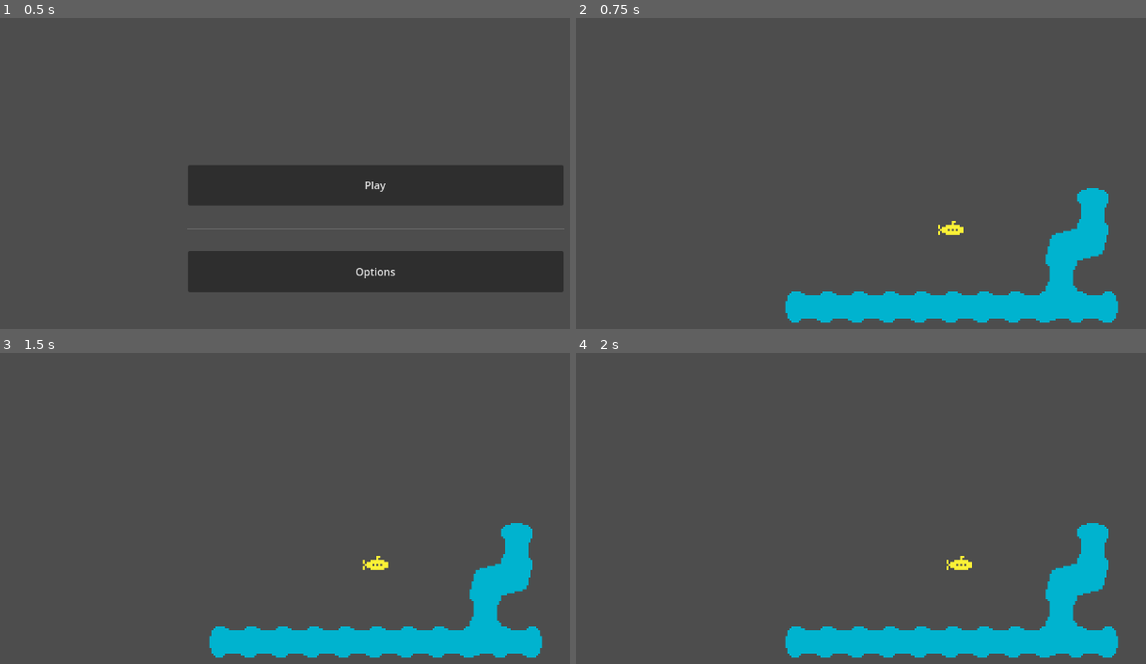
Above: before the commit, frames 1-4 (two rows, left to right).
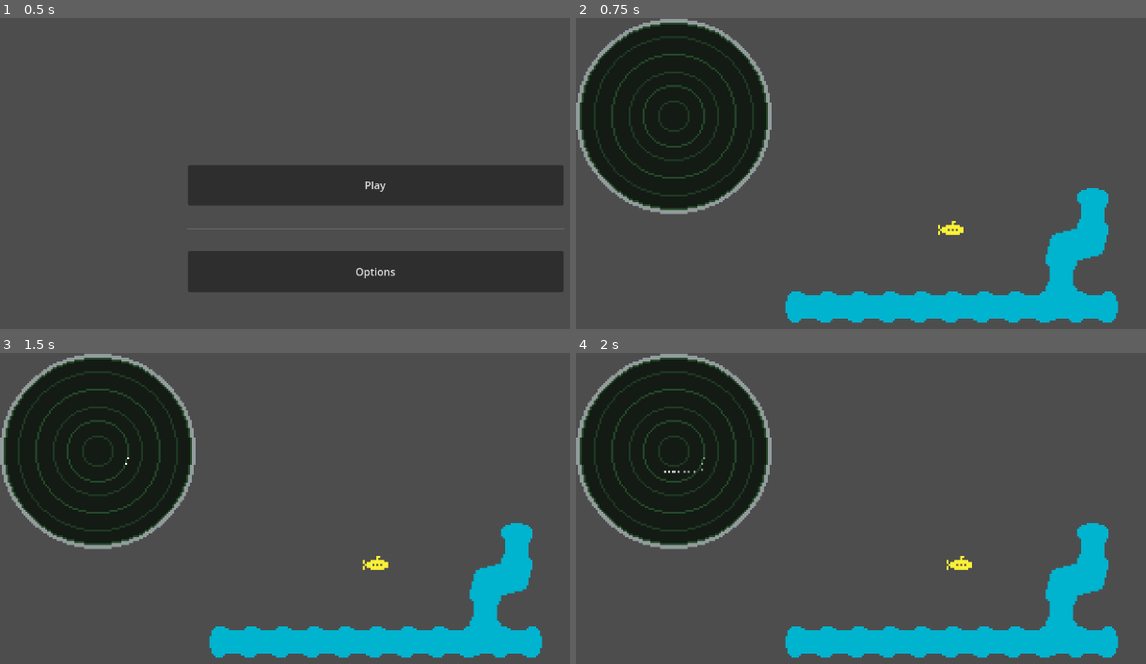
Above: after the commit, the same moments.

Repository: sparkworm/SonarScramble
Game: Godot game, scene res://scenes/main.tscn
Two runs of this game, one before a commit and one after it. Both use one fixed random seed, a clock stepped at 60 frames per second and the inputs below. The engine's default icon, where the game draws it, is replaced by a stand-in: a white triangle on a blue panel in a dark square.
Inputs:
- Up to frame 1 (0.5 s): no input
- Up to frame 2 (0.75 s): click "Play" at 0.5 s
- Up to frame 3 (1.5 s): tap Enter at 1.25 s; hold D (move_right) from 1.28 s (still down); tap Space (scan, bound only after the commit) at 1.35 s
- Up to frame 4 (2 s): keep holding D (move_right)

Frame 1 is identical in both runs. In frame 2, 17% of the frame differs, in the area x 0-35%, y 0-64%; in frame 3, 17%; in frame 4, 17%.

Commit message:
Added a sonar and a sonar display.  Also renamed some sprites from 'radar' to 'sonar'

Diff:
--- a/autoload/message_bus.gd
+++ b/autoload/message_bus.gd
@@ -1,3 +1,6 @@
 extends Node
 
+@warning_ignore("unused_signal")
 signal game_scene_changed(new_scene: PackedScene)
+@warning_ignore("unused_signal")
+signal player_scanned()
--- a/project.godot
+++ b/project.godot
@@ -46,6 +46,11 @@
 , Object(InputEventKey,"resource_local_to_scene":false,"resource_name":"","device":-1,"window_id":0,"alt_pressed":false …(186 unchanged characters)…
 ]
 }
+scan={
+"deadzone": 0.5,
+"events": [Object(InputEventKey,"resource_local_to_scene":false,"resource_name":"","device":-1,"window_id":0,"alt_pressed":false,"shift_pressed":false,"ctrl_pressed":false,"meta_pressed":false,"pressed":false,"keycode":0,"physical_keycode":32,"key_label":0,"unicode":32,"location":0,"echo":false,"script":null)
+]
+}
 
 [layer_names]
 
--- /dev/null
+++ b/scenes/blip.gd
@@ -0,0 +1,9 @@
+class_name Blip
+extends Sprite2D
+
+var life_time
+
+func _ready() -> void:
+	var tween: Tween = get_tree().create_tween()
+	tween.tween_property(self, "modulate", Color(1.0,1.0,1.0,0.0), life_time)
+	tween.tween_callback(Callable(self, "queue_free"))
--- /dev/null
+++ b/scenes/blip.tscn
@@ -0,0 +1,8 @@
+[gd_scene load_steps=3 format=3 uid="uid://bgqbbdpg1s1v1"]
+
+[ext_resource type="Texture2D" uid="uid://cgy2wd1800pf0" path="res://visuals/sprites/sonar_blip.png" id="1_0xj4f"]
+[ext_resource type="Script" path="res://scenes/blip.gd" id="1_g5cni"]
+
+[node name="Blip" type="Sprite2D"]
+texture = ExtResource("1_0xj4f")
+script = ExtResource("1_g5cni")
--- a/scenes/level.tscn
+++ b/scenes/level.tscn
@@ -1,8 +1,10 @@
-[gd_scene load_steps=4 format=3 uid="uid://mwyfe8vdrtsp"]
+[gd_scene load_steps=6 format=3 uid="uid://mwyfe8vdrtsp"]
 
 [ext_resource type="Script" path="res://scenes/level.gd" id="1_jr5w7"]
 [ext_resource type="PackedScene" uid="uid://b54kub8caffbr" path="res://scenes/terrain.tscn" id="2_btskq"]
 [ext_resource type="PackedScene" uid="uid://gpiem0035mou" path="res://scenes/player_submarine.tscn" id="3_qdnrg"]
+[ext_resource type="PackedScene" uid="uid://776gdghe8ftc" path="res://scenes/sonar.tscn" id="4_pa7re"]
+[ext_resource type="PackedScene" uid="uid://pfxbewe666f6" path="res://scenes/sonar_display.tscn" id="5_fqigm"]
 
 [node name="Level" type="Node"]
 script = ExtResource("1_jr5w7")
@@ -13,3 +15,21 @@
 [node name="Terrain" parent="." instance=ExtResource("2_btskq")]
 
 [node name="PlayerSubmarine" parent="." instance=ExtResource("3_qdnrg")]
+
+[node name="Sonar" parent="PlayerSubmarine" instance=ExtResource("4_pa7re")]
+
+[node name="CanvasLayer" type="CanvasLayer" parent="."]
+
+[node name="Control" type="Control" parent="CanvasLayer"]
+layout_mode = 3
+anchors_preset = 4
+anchor_top = 0.5
+anchor_bottom = 0.5
+grow_vertical = 2
+size_flags_horizontal = 4
+size_flags_vertical = 4
+
+[node name="SonarDisplay" parent="CanvasLayer" node_paths=PackedStringArray("sonar") instance=ExtResource("5_fqigm")]
+position = Vector2(150, 151)
+scale = Vector2(3, 3)
+sonar = NodePath("../../PlayerSubmarine/Sonar")
--- a/scenes/player_submarine.gd
+++ b/scenes/player_submarine.gd
@@ -3,7 +3,11 @@
 
 @onready var velocity_component = $VelocityComponent
 
-func _physics_process(delta):
+func _process(_delta) -> void:
+	if Input.is_action_just_pressed("scan"):
+		MessageBus.player_scanned.emit()
+
+func _physics_process(delta) -> void:
 	velocity_component.velocity = velocity
 	velocity_component.apply_drag(delta)
 	velocity_component.apply_thrust(_get_movement_direction(), delta)
--- /dev/null
+++ b/scenes/sonar.gd
@@ -0,0 +1,53 @@
+class_name Sonar
+extends Node2D
+
+signal blip_detected(pos: Vector2)
+
+## the number of shots in a scan
+@export var num_shots: int = 36
+## the length of a scan
+@export var scan_time: float = 2.0
+## the distance of an individual raycast
+@export var ray_length: float = 300.0
+
+var is_scanning: bool = false
+
+@onready var ray = $Ray
+## timer that measures how long should be between blips
+@onready var blip_timer = $BlipTimer
+## timer that measures how long a full scan should be
+@onready var scan_timer = $ScanTimer
+
+func _ready():
+	MessageBus.player_scanned.connect(Callable(self, "scan"))
+
+## Adds a body to be excluded from the ray's scan [br]
+## This doesn't need be done for the vehicle using this sonar, since the ray
+## not detect the collision object from the inside
+func add_scan_exception(body: CollisionObject2D) -> void:
+	ray.add_exception(body)
+
+func _physics_process(delta) -> void:
+	if is_scanning:
+		ray.rotation += TAU/scan_time * delta
+
+func scan() -> void:
+	if is_scanning == true:
+		return
+	is_scanning = true
+	ray.rotation = 0.0
+	ray.target_position = Vector2(ray_length, 0.0)
+	blip_timer.wait_time = scan_time / num_shots
+	# can change this to have repeat scans
+	scan_timer.wait_time = scan_time
+	blip_timer.start()
+	scan_timer.start()
+
+func _on_blip_timer_timeout() -> void:
+	if ray.is_colliding():
+		blip_detected.emit(ray.get_collision_point() - global_position)
+		#$Test_icon.position = ray.get_collision_point() - global_position
+
+func _on_scan_timer_timeout():
+	is_scanning = false
+	blip_timer.stop()
--- /dev/null
+++ b/scenes/sonar.tscn
@@ -0,0 +1,22 @@
+[gd_scene load_steps=3 format=3 uid="uid://776gdghe8ftc"]
+
+[ext_resource type="Script" path="res://scenes/sonar.gd" id="1_7wmg3"]
+[ext_resource type="Texture2D" uid="uid://bv28lq7jdpo8m" path="res://icon.svg" id="2_037k6"]
+
+[node name="Sonar" type="Node2D"]
+script = ExtResource("1_7wmg3")
+
+[node name="Ray" type="RayCast2D" parent="."]
+
+[node name="BlipTimer" type="Timer" parent="."]
+
+[node name="ScanTimer" type="Timer" parent="."]
+one_shot = true
+
+[node name="Test_icon" type="Sprite2D" parent="."]
+visible = false
+scale = Vector2(0.05, 0.05)
+texture = ExtResource("2_037k6")
+
+[connection signal="timeout" from="BlipTimer" to="." method="_on_blip_timer_timeout"]
+[connection signal="timeout" from="ScanTimer" to="." method="_on_scan_timer_timeout"]
--- /dev/null
+++ b/scenes/sonar_display.gd
@@ -0,0 +1,19 @@
+class_name SonarDisplay
+extends Node2D
+
+@export var sonar: Sonar
+@export var blip_scene: PackedScene
+@export var display_radius: int = 50
+@export var scale_factor: float = 3.0
+
+func _ready():
+	sonar.blip_detected.connect(Callable(self, "draw_blip"))
+
+func draw_blip(pos: Vector2) -> void:
+	if (pos / scale_factor).length() <= display_radius:
+		var new_blip: Blip = blip_scene.instantiate()
+		new_blip.life_time = 1.0
+		new_blip.position = Vector2i(pos / scale_factor)
+		add_child(new_blip)
+	else:
+		print("blip outside of screen")
--- /dev/null
+++ b/scenes/sonar_display.tscn
@@ -0,0 +1,12 @@
+[gd_scene load_steps=4 format=3 uid="uid://pfxbewe666f6"]
+
+[ext_resource type="Script" path="res://scenes/sonar_display.gd" id="1_32klr"]
+[ext_resource type="Texture2D" uid="uid://c0lgvlork6ioo" path="res://visuals/sprites/sonar001.png" id="2_68j8x"]
+[ext_resource type="PackedScene" uid="uid://bgqbbdpg1s1v1" path="res://scenes/blip.tscn" id="2_fgvro"]
+
+[node name="SonarDisplay" type="Node2D"]
+script = ExtResource("1_32klr")
+blip_scene = ExtResource("2_fgvro")
+
+[node name="Sprite2D" type="Sprite2D" parent="."]
+texture = ExtResource("2_68j8x")
Renamed: visuals/sprites/radar001.png -> visuals/sprites/sonar001.png
Not shown, changed: visuals/sprites/sonar001.png.import
Renamed: visuals/sprites/radar_blip.png -> visuals/sprites/sonar_blip.png
Not shown, changed: visuals/sprites/sonar_blip.png.import
